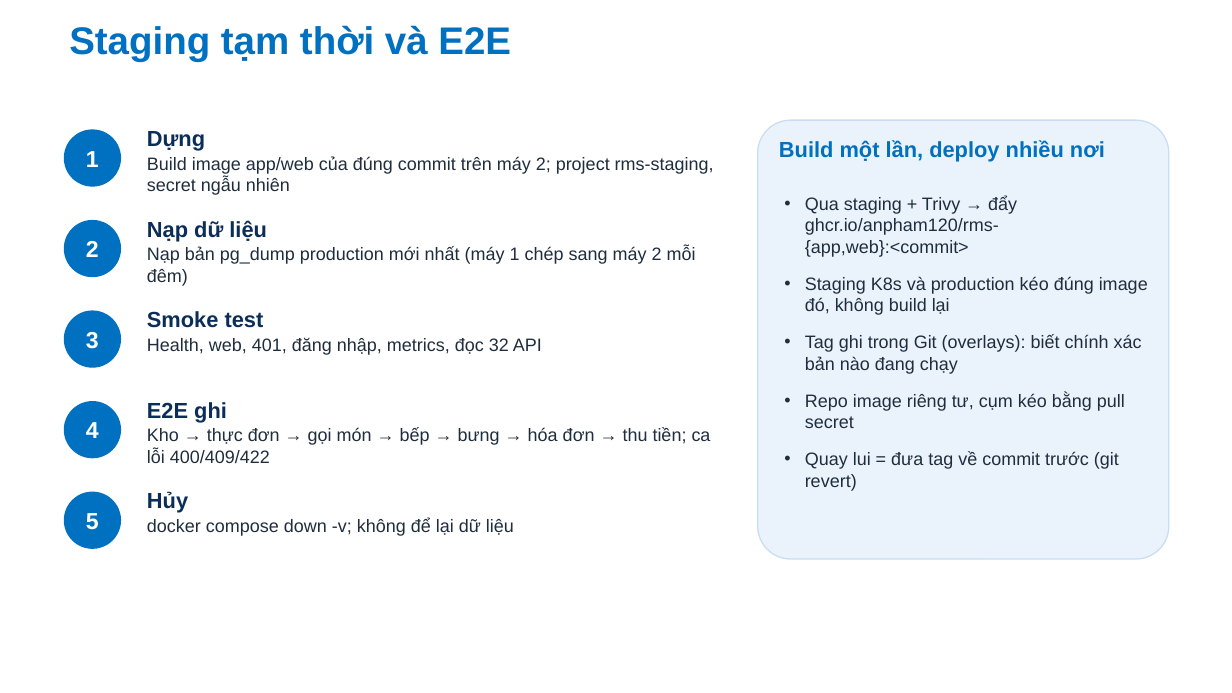
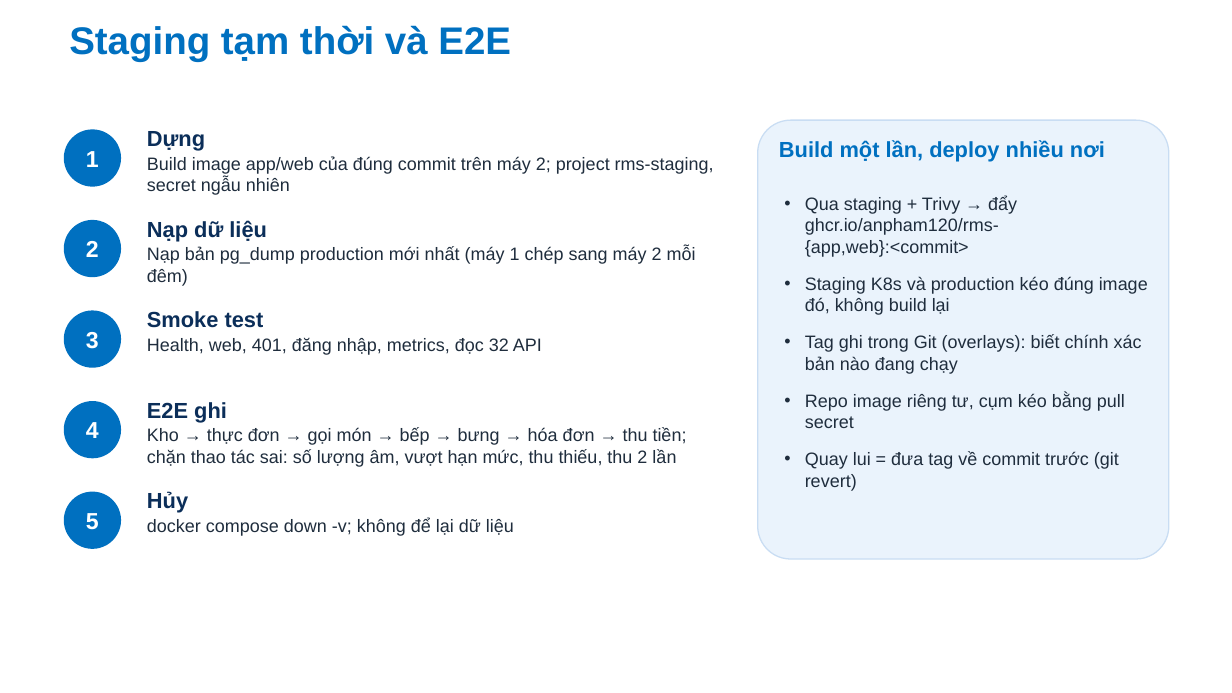
Before and after one commit to Anpham120/restaurant-management-system, a slide deck: slide 10 of docs/bao-cao/Slide_TrienKhaiPhanMem_AtlasRestaurant.pptx. Drawn at 1232x693 pixels with LibreOffice and Linux fonts; fonts in the diff are those of the drawing; background and template pictures are left out. Boxes give left, top, right and bottom in pixels: in the first picture for what was removed or moved away, otherwise in the second. Text is boxed around its words. In the diff, an @@ line names an element or a change of style, - is before the commit and + after.

```diff
--- a/docs/bao-cao/Slide_TrienKhaiPhanMem_AtlasRestaurant.pptx
+++ b/docs/bao-cao/Slide_TrienKhaiPhanMem_AtlasRestaurant.pptx
@@ text at [147,428,687,467]: text changed @@
-Kho → thực đơn → gọi món → bếp → bưng → hóa đơn → thu tiền; ca lỗi 400/409/422
+Kho → thực đơn → gọi món → bếp → bưng → hóa đơn → thu tiền; chặn thao tác sai: số lượng âm, vượt hạn mức, thu thiếu, thu 2 lần
```
Also in this commit, not shown: 1 other file.
